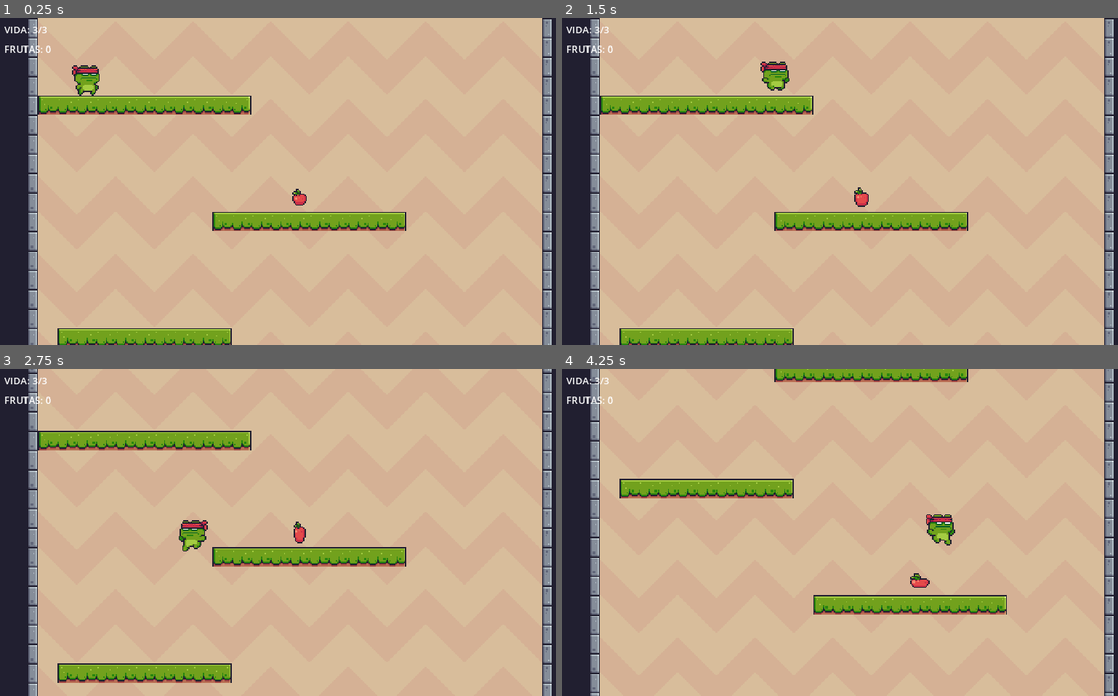
Above: before the commit, frames 1-4 (two rows, left to right).
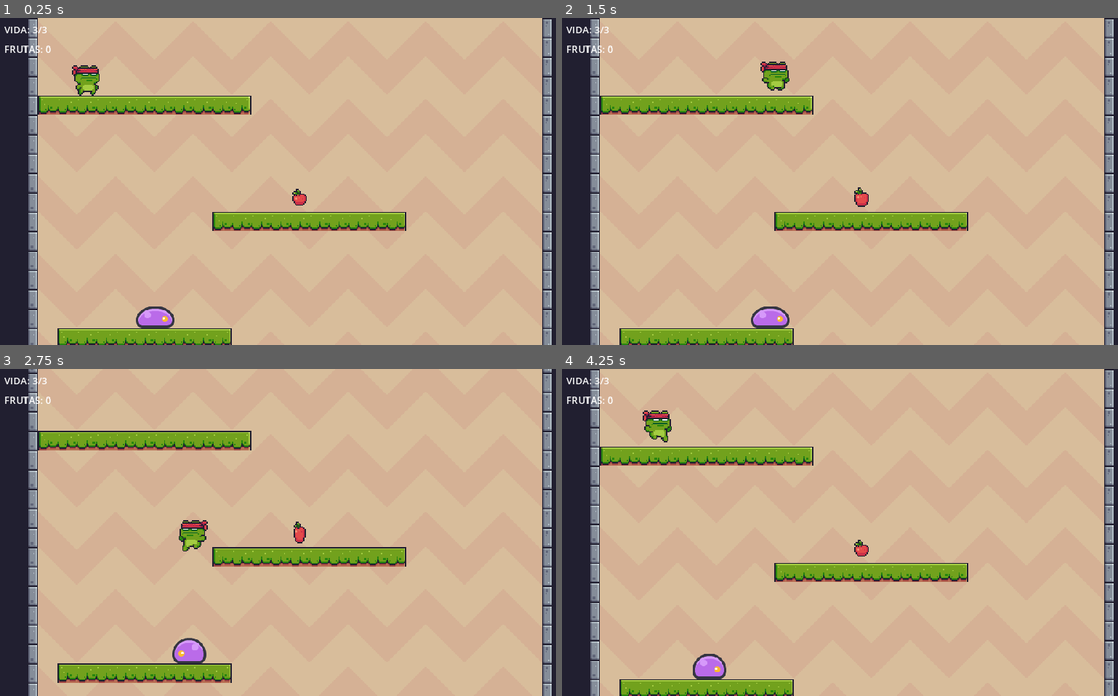
Above: after the commit, the same moments.

Repository: maiacostavera/primerparcialgodot
Game: Godot game, scene res://levels/level_1.tscn
Same seed, same stepped clock (60 frames per second), same inputs: the game is played once before the commit and once after it.
Inputs:
- Up to frame 1 (0.25 s): no input
- Up to frame 2 (1.5 s): hold D (move_right) from 0.53 s (still down); tap Space (jump) at 0.77 s
- Up to frame 3 (2.75 s): tap Space (jump) at 1.52 s; release D (move_right) at 2.03 s; hold A (move_left) from 2.03 s (still down)
- Up to frame 4 (4.25 s): release A (move_left) at 2.78 s; hold D (move_right) from 2.78 s (still down); tap Space (jump) at 3.02, 3.77 s; tap R (restart) at 4.15 s

The runs differ from the first frame. In frame 1, 0.4% of the frame differs, in the area x 24-32%, y 88-95%; in frame 2, 0.4%; in frame 3, 0.4%; in frame 4, 14%, in the area x 5-100%, y 0-100%.

Commit message:
cargando actualizacion

Diff:
--- /dev/null
+++ b/enemies/slime.gd
@@ -0,0 +1,34 @@
+extends CharacterBody2D
+## Camina en línea recta y se da vuelta cuando choca una pared o se le termina el piso.
+
+const SPEED: float = 35.0
+const GRAVITY: float = 900.0
+
+@onready var sprite: AnimatedSprite2D = $Sprite
+@onready var wall_check: RayCast2D = $WallCheck
+@onready var ledge_check: RayCast2D = $LedgeCheck
+
+var _direction: int = 1
+
+
+func _physics_process(delta: float) -> void:
+	velocity.y += GRAVITY * delta
+
+	# WallCheck mira al frente: si toca algo, hay pared.
+	# LedgeCheck mira al frente y abajo: si NO toca nada, se terminó el piso.
+	if is_on_floor() and (wall_check.is_colliding() or not ledge_check.is_colliding()):
+		_turn_around()
+
+	velocity.x = float(_direction) * SPEED
+	move_and_slide()
+
+	if sprite.animation != "run":
+		sprite.play("run")
+
+
+func _turn_around() -> void:
+	_direction *= -1
+	# los bichos de Kenney están dibujados mirando a la izquierda, por eso es > y no <
+	sprite.flip_h = _direction > 0
+	wall_check.target_position.x = 13.0 * float(_direction)
+	ledge_check.target_position.x = 13.0 * float(_direction)
--- /dev/null
+++ b/enemies/slime.tscn
@@ -0,0 +1,52 @@
+[gd_scene load_steps=7 format=3]
+
+[ext_resource type="Script" path="res://enemies/slime.gd" id="1_82ps7"]
+[ext_resource type="Texture2D" path="res://assets/enemies/slime_normal_rest.png" id="2_i361w"]
+[ext_resource type="Texture2D" path="res://assets/enemies/slime_normal_walk_a.png" id="3_x8pxq"]
+[ext_resource type="Texture2D" path="res://assets/enemies/slime_normal_walk_b.png" id="4_mlwh1"]
+
+[sub_resource type="SpriteFrames" id="SpriteFrames_st7j7"]
+animations = [{
+"frames": [{
+"duration": 1.0,
+"texture": ExtResource("2_i361w")
+}],
+"loop": true,
+"name": &"idle",
+"speed": 6.0
+}, {
+"frames": [{
+"duration": 1.0,
+"texture": ExtResource("3_x8pxq")
+}, {
+"duration": 1.0,
+"texture": ExtResource("4_mlwh1")
+}],
+"loop": true,
+"name": &"run",
+"speed": 6.0
+}]
+
+[sub_resource type="RectangleShape2D" id="RectangleShape2D_lnipf"]
+size = Vector2(20, 14)
+
+[node name="Slime" type="CharacterBody2D" groups=["enemies"]]
+collision_layer = 4
+script = ExtResource("1_82ps7")
+
+[node name="Sprite" type="AnimatedSprite2D" parent="."]
+scale = Vector2(0.5, 0.5)
+sprite_frames = SubResource("SpriteFrames_st7j7")
+animation = &"run"
+autoplay = "run"
+offset = Vector2(0, -18)
+flip_h = true
+
+[node name="CollisionShape2D" type="CollisionShape2D" parent="."]
+shape = SubResource("RectangleShape2D_lnipf")
+
+[node name="WallCheck" type="RayCast2D" parent="."]
+target_position = Vector2(13, 0)
+
+[node name="LedgeCheck" type="RayCast2D" parent="."]
+target_position = Vector2(13, 16)
--- a/levels/level_1.tscn
+++ b/levels/level_1.tscn
@@ -1,12 +1,15 @@
-[gd_scene load_steps=6 format=4]
+[gd_scene load_steps=8 format=4]
 
 [ext_resource type="Texture2D" path="res://assets/background/Brown.png" id="1_qberl"]
 [ext_resource type="TileSet" path="res://levels/tileset.tres" id="2_bjoo1"]
 [ext_resource type="PackedScene" path="res://player/player.tscn" id="3_dgqab"]
 [ext_resource type="PackedScene" path="res://pickups/coin.tscn" id="4_coin"]
 [ext_resource type="PackedScene" path="res://ui/hud.tscn" id="5_hud"]
+[ext_resource type="Script" path="res://world/level.gd" id="6_level"]
+[ext_resource type="PackedScene" path="res://enemies/slime.tscn" id="7_slime"]
 
 [node name="Level1" type="Node2D"]
+script = ExtResource("6_level")
 
 [node name="Background" type="Sprite2D" parent="."]
 z_index = -10
@@ -37,6 +40,18 @@
 [node name="Coin5" parent="Entities" instance=ExtResource("4_coin")]
 position = Vector2(296, 1110)
 
+[node name="Slime1" parent="Entities" instance=ExtResource("7_slime")]
+position = Vector2(120, 249)
+
+[node name="Slime2" parent="Entities" instance=ExtResource("7_slime")]
+position = Vector2(96, 633)
+
+[node name="Slime3" parent="Entities" instance=ExtResource("7_slime")]
+position = Vector2(328, 921)
+
+[node name="Slime4" parent="Entities" instance=ExtResource("7_slime")]
+position = Vector2(200, 1321)
+
 [node name="Player" parent="." instance=ExtResource("3_dgqab")]
 position = Vector2(72, 48)
 
--- a/player/player.gd
+++ b/player/player.gd
@@ -11,6 +11,7 @@
 @onready var invuln_timer: Timer = $InvulnTimer
 @onready var jump_sound: AudioStreamPlayer = $JumpSound
 @onready var dust: CPUParticles2D = $Dust
+@onready var hurt_sound: AudioStreamPlayer = $HurtSound
 
 
 func _ready() -> void:
@@ -45,6 +46,7 @@
 	if not invuln_timer.is_stopped():
 		return
 	invuln_timer.start()
+	hurt_sound.play()
 	GameState.take_damage(1)
 	velocity.y = -150.0
 
--- a/player/player.tscn
+++ b/player/player.tscn
@@ -7,6 +7,7 @@
 [ext_resource type="Texture2D" path="res://assets/player/Run (32x32).png" id="5_pflb8"]
 [ext_resource type="AudioStream" path="res://assets/sfx/sfx_jump.ogg" id="6_fjhw7"]
 [ext_resource type="Texture2D" path="res://assets/fx/Dust Particle.png" id="7_ecxc4"]
+[ext_resource type="AudioStream" path="res://assets/sfx/sfx_hurt.ogg" id="8_hurt"]
 
 [sub_resource type="AtlasTexture" id="AtlasTexture_0wnlg"]
 atlas = ExtResource("2_x6akt")
@@ -255,6 +256,10 @@
 scale_amount_max = 0.7
 color = Color(1, 1, 1, 0.5)
 
+[node name="HurtSound" type="AudioStreamPlayer" parent="."]
+stream = ExtResource("8_hurt")
+volume_db = -4.0
+
 [node name="Camera" type="Camera2D" parent="."]
 limit_left = 0
 limit_top = 0
--- /dev/null
+++ b/world/level.gd
@@ -0,0 +1,22 @@
+extends Node2D
+## Escucha la muerte del jugador y reinicia el nivel.
+
+
+func _ready() -> void:
+	Events.player_died.connect(_on_player_died)
+
+
+func _process(_delta: float) -> void:
+	if Input.is_action_just_pressed("restart"):
+		_restart()
+
+
+func _on_player_died() -> void:
+	# un ratito de pausa dramática y volvemos a empezar
+	await get_tree().create_timer(1.0).timeout
+	_restart()
+
+
+func _restart() -> void:
+	GameState.reset()
+	get_tree().reload_current_scene()
Not shown: 1 places in player/player.tscn that only renumber resources
